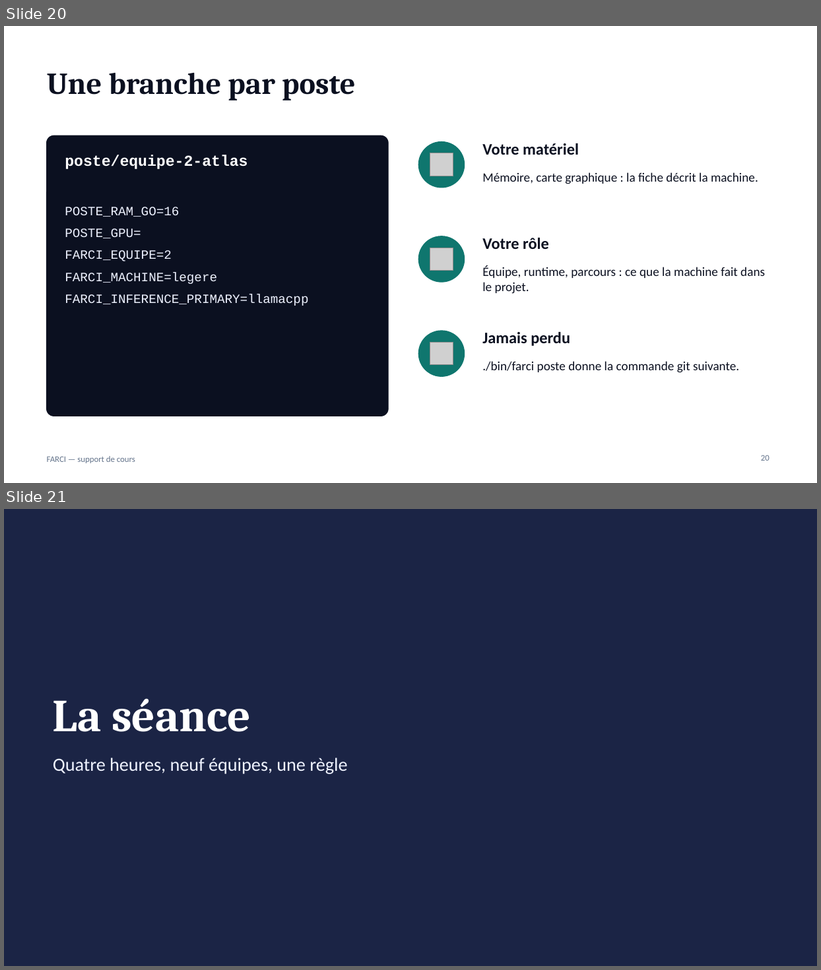
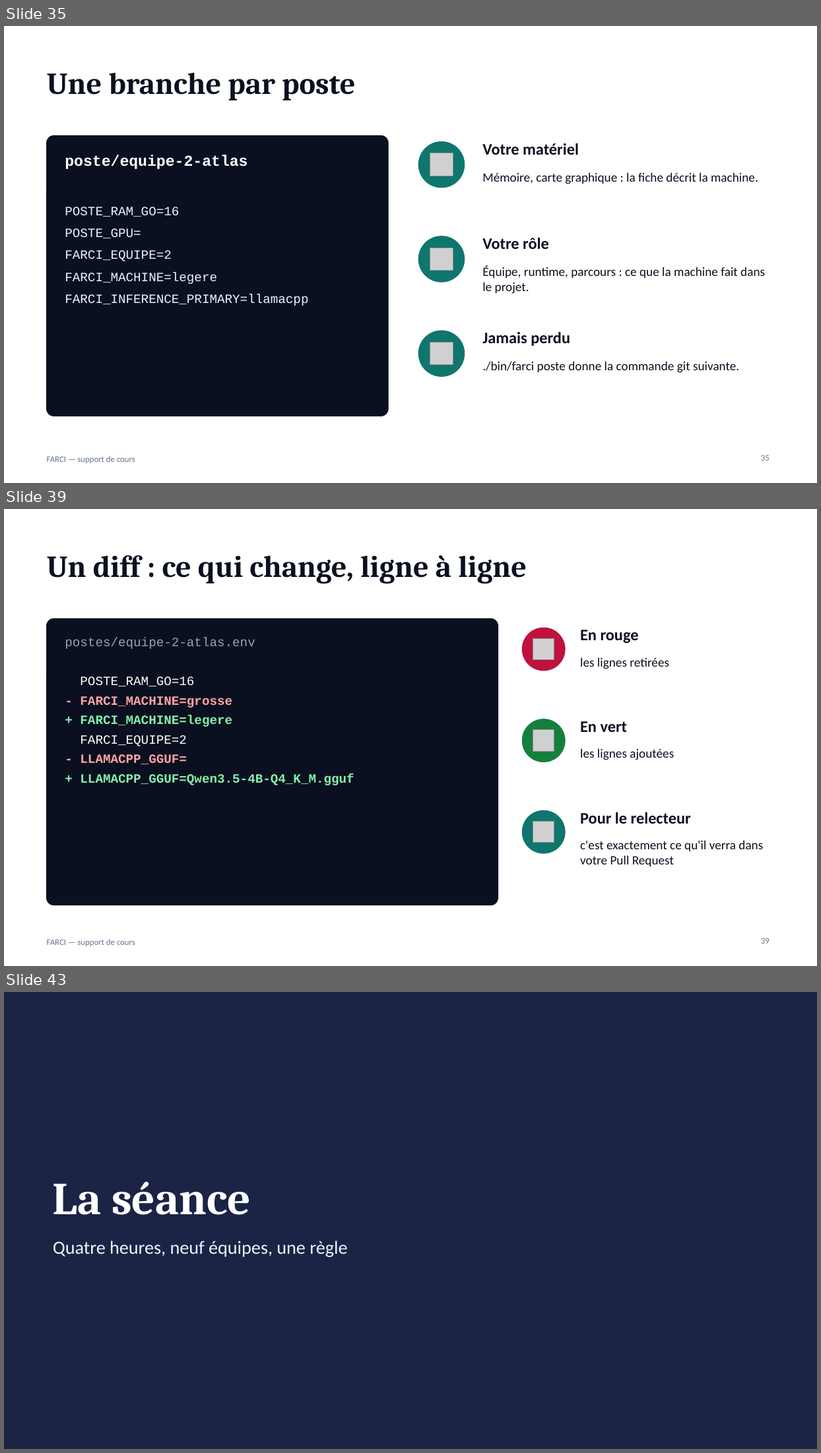
Before and after one commit to jdanion/FARCI, a slide deck: docs/support/FARCI-support-de-cours.pptx. Shown one above the other, each under a label of ours: slides 20 and 21 before the commit, slides 35, 39 and 43 after it; the slides between them are not shown. The pictures are 821x970 and 821x1453 pixels, drawn with LibreOffice and Linux fonts; fonts in the diff are those of the drawing; grey boxes stand for pictures. Boxes give left, top, right and bottom in pixels: in the first picture for what was removed or moved away, otherwise in the second. Text is boxed around its words. In the diff, an @@ line names an element or a change of style, - is before the commit and + after.

```diff
--- a/docs/support/FARCI-support-de-cours.pptx
+++ b/docs/support/FARCI-support-de-cours.pptx
@@ slide 39 added at (x1=4, y1=509, x2=817, y2=966), background #FFFFFF; not listed: 1 template element that a slide beside it also shows @@
@@ title added at (x1=47, y1=555, x2=527, y2=584), 36 pt, text #0B1020, bold @@
+Un diff : ce qui change, ligne à ligne
@@ rounded rectangle added at (x1=47, y1=619, x2=498, y2=906), fill #0B1020, outline #0B1020 1 pt @@
@@ text added at (x1=65, y1=638, x2=354, y2=786), 15 pt, text #86EFAC, bold @@
+postes/equipe-2-atlas.env
+POSTE_RAM_GO=16
+- FARCI_MACHINE=grosse
++ FARCI_MACHINE=legere
+FARCI_EQUIPE=2
+- LLAMACPP_GGUF=
++ LLAMACPP_GGUF=Qwen3.5-4B-Q4_K_M.gguf
@@ ellipse added at (x1=523, y1=628, x2=565, y2=671), fill #BE123C, outline #BE123C 1 pt @@
@@ picture added at (x1=533, y1=638, x2=555, y2=659) @@
@@ text added at (x1=580, y1=630, x2=639, y2=643), 19 pt, text #0B1020, bold @@
+En rouge
@@ text added at (x1=580, y1=657, x2=669, y2=669), 15 pt, text #0B1020 @@
+les lignes retirées
@@ ellipse added at (x1=523, y1=720, x2=565, y2=762), fill #15803D, outline #15803D 1 pt @@
@@ text added at (x1=580, y1=722, x2=628, y2=732), 19 pt, text #0B1020, bold @@
+En vert
@@ picture added at (x1=533, y1=730, x2=555, y2=751) @@
@@ text added at (x1=580, y1=749, x2=674, y2=760), 15 pt, text #0B1020 @@
+les lignes ajoutées
@@ ellipse added at (x1=523, y1=811, x2=565, y2=854), fill #0F766E, outline #0F766E 1 pt @@
@@ picture added at (x1=533, y1=821, x2=555, y2=843) @@
@@ text added at (x1=580, y1=813, x2=691, y2=824), 19 pt, text #0B1020, bold @@
+Pour le relecteur
@@ text added at (x1=580, y1=840, x2=763, y2=867), 15 pt, text #0B1020 @@
+c'est exactement ce qu'il verra dans votre Pull Request
@@ page number added at (x1=761, y1=938, x2=770, y2=944), 10 pt, text #64748B @@
+39
@@ what was slide 20 is now slide 35 @@
@@ page number at (x1=761, y1=455, x2=770, y2=461): text changed @@
-20
+35
@@ what was slide 21 is now slide 43 @@
```
Also in this commit, not shown: 3 slides changed, 21 other slides added, 4 other files.
